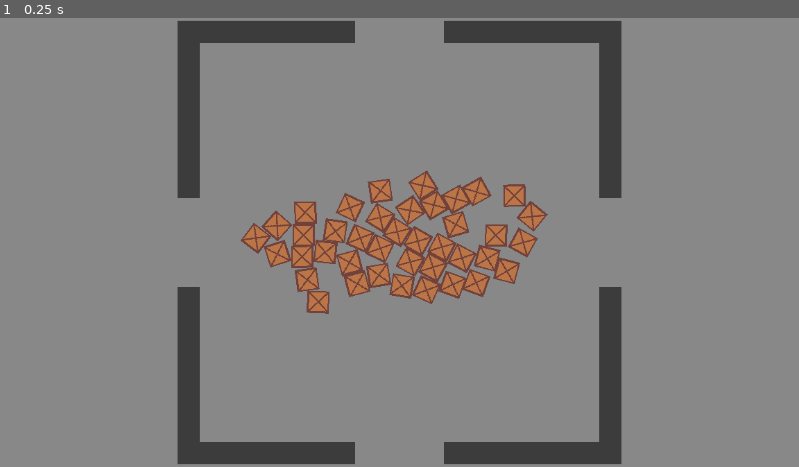
Above: before the commit, frame 1.
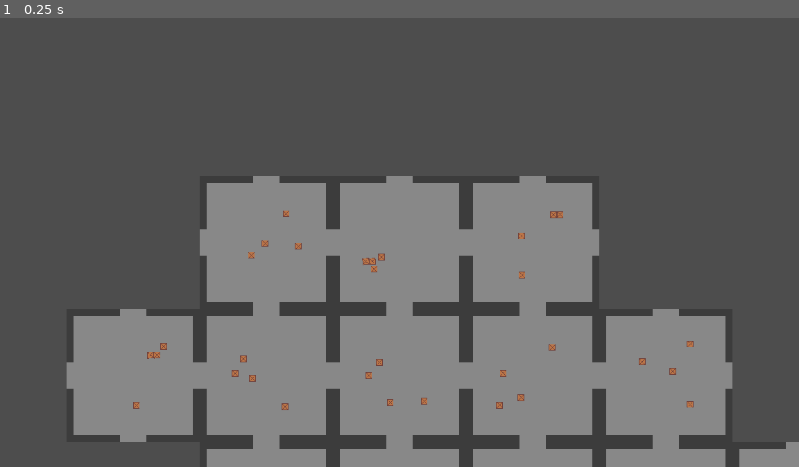
Above: after the commit, the same moment.

Repository: DeanBolte/pjam16
Game: Godot game, scene res://scenes/deans_garden.tscn
Same seed, same stepped clock (60 frames per second), same inputs: the game is played once before the commit and once after it.
Inputs:
- Up to frame 1 (0.25 s): no input

The runs differ from the first frame. In frame 1, 66% of the frame differs, in the area x 0-100%, y 0-100%.

Commit message:
multiple room generation

Diff:
--- a/levelgen/level_generator.gd
+++ b/levelgen/level_generator.gd
@@ -1,10 +1,50 @@
 extends Node
 
 var ROOM_RESOURCE = preload("res://levelgen/room/room.tscn")
+
+@export var MAX_ROOMS := 30
+
+# a Map of 2D Vector keys representing the room grid
+var level_map: Dictionary = {}
 
 
 func _ready() -> void:
 	var base_room: Room = ROOM_RESOURCE.instantiate()
 	add_child(base_room)
 
-	base_room.generate()
+	base_room.generate(Vector2i.ZERO)
+	level_map[Vector2i.ZERO] = base_room
+
+	_generate_map()
+
+# ------- map generation
+func _generate_map() -> void:
+	while MAX_ROOMS - level_map.size() > 0:
+		var vacant_rooms := _get_room_candidates()
+		vacant_rooms.shuffle()
+
+		var room: Room = ROOM_RESOURCE.instantiate()
+		add_child(room)
+
+		var location = vacant_rooms.front()
+		room.generate(location)
+		level_map[location] = room
+
+func _get_room_candidates() -> Array[Vector2i]:
+	var vacant_rooms: Array[Vector2i] = []
+	for room: Vector2i in level_map.keys():
+		if _is_room_vacant(Vector2i(room.x - 1, room.y)):
+			vacant_rooms.append(Vector2i(room.x - 1, room.y))
+		if _is_room_vacant(Vector2i(room.x + 1, room.y)):
+			vacant_rooms.append(Vector2i(room.x + 1, room.y))
+		if _is_room_vacant(Vector2i(room.x, room.y + 1)):
+			vacant_rooms.append(Vector2i(room.x, room.y + 1))
+		if _is_room_vacant(Vector2i(room.x + 1, room.y)):
+			vacant_rooms.append(Vector2i(room.x + 1, room.y))
+	return vacant_rooms
+
+func _does_room_exist(room_location: Vector2i) -> bool:
+	return level_map.has(room_location)
+
+func _is_room_vacant(room_location: Vector2i) -> bool:
+	return not level_map.has(room_location)
--- a/levelgen/room/room.gd
+++ b/levelgen/room/room.gd
@@ -3,10 +3,24 @@
 
 var CRATE_RESOURCE := preload("res://levelgen/room/objects/crate.tscn")
 
+var ROOM_WIDTH := 640
+var ROOM_HEIGHT := 640
+
 @onready var Objects := $Objects
+@onready var LeftDoor := $LeftDoor
+@onready var RightDoor := $RightDoor
+@onready var BottomDoor := $BottomDoor
+@onready var TopDoor := $TopDoor
 
-@export var MAX_CRATES := 40
+@export var MAX_CRATES := 4
 
+@export var SPAWN_AREA_WIDTH: int
+@export var SPAWN_AREA_HEIGHT: int
+
+var _leftDoorConnected := true
+var _rightDoorConnected := true
+var _topDoorConnected := true
+var _bottomDoorConnected := true
 
 func _generate_objects() -> void:
 	_generate_crates()
@@ -20,11 +34,19 @@
 
 
 func _get_spawn_location() -> Vector2:
-	return Vector2.ZERO
+	return Vector2(randi() % SPAWN_AREA_WIDTH - SPAWN_AREA_WIDTH / 2, randi() % SPAWN_AREA_HEIGHT - SPAWN_AREA_HEIGHT / 2)
 
 func _is_location_free() -> bool:
 	return true
 
 
-func generate() -> void:
+func generate(location: Vector2i) -> void:
+	global_position = Vector2(location.x * ROOM_WIDTH , location.y * ROOM_HEIGHT)
+
 	_generate_objects()
+
+func close_doors() -> void:
+	TopDoor.enabled = not _topDoorConnected
+	BottomDoor.enabled = not _bottomDoorConnected
+	RightDoor.enabled = not _rightDoorConnected
+	LeftDoor.enabled = not _leftDoorConnected
--- a/levelgen/room/room.tscn
+++ b/levelgen/room/room.tscn
@@ -19,14 +19,36 @@
 
 [node name="Room" type="Node2D"]
 script = ExtResource("1_6jt68")
+SPAWN_AREA_WIDTH = 324
+SPAWN_AREA_HEIGHT = 324
 
 [node name="Background" type="Sprite2D" parent="."]
 texture = ExtResource("1_pcs8o")
 region_enabled = true
-region_rect = Rect2(0, 0, 1152, 648)
+region_rect = Rect2(0, 0, 640, 640)
 
-[node name="TileMapLayer" type="TileMapLayer" parent="."]
+[node name="BaseWalls" type="TileMapLayer" parent="."]
 tile_map_data = PackedByteArray("AAD9//b/AAAAAAAAAAD8//b/AAAAAAAAAAD7//b/AAAAAAAAAAD6//b/AAAAAAAAAAD5//b/AAAAAAAAAAD4// …(880 unchanged characters)…
 tile_set = SubResource("TileSet_bhh6t")
 
 [node name="Objects" type="Node2D" parent="."]
+
+[node name="LeftDoor" type="TileMapLayer" parent="."]
+tile_map_data = PackedByteArray("AAD2//7/AAAAAAAAAAD2////AAAAAAAAAAD2/wAAAAAAAAAAAAD2/wEAAAAAAAAAAAA=")
+enabled = false
+tile_set = SubResource("TileSet_bhh6t")
+
+[node name="RightDoor" type="TileMapLayer" parent="."]
+tile_map_data = PackedByteArray("AAAJAP7/AAAAAAAAAAAJAP//AAAAAAAAAAAJAAAAAAAAAAAAAAAJAAEAAAAAAAAAAAA=")
+enabled = false
+tile_set = SubResource("TileSet_bhh6t")
+
+[node name="BottomDoor" type="TileMapLayer" parent="."]
+tile_map_data = PackedByteArray("AAD+/wkAAAAAAAAAAAD//wkAAAAAAAAAAAAAAAkAAAAAAAAAAAABAAkAAAAAAAAAAAA=")
+enabled = false
+tile_set = SubResource("TileSet_bhh6t")
+
+[node name="TopDoor" type="TileMapLayer" parent="."]
+tile_map_data = PackedByteArray("AAD+//b/AAAAAAAAAAD///b/AAAAAAAAAAAAAPb/AAAAAAAAAAABAPb/AAAAAAAAAAA=")
+enabled = false
+tile_set = SubResource("TileSet_bhh6t")
--- a/scenes/deans_garden.tscn
+++ b/scenes/deans_garden.tscn
@@ -7,3 +7,4 @@
 [node name="LevelGenerator" parent="." instance=ExtResource("1_dwhmm")]
 
 [node name="Camera2D" type="Camera2D" parent="."]
+zoom = Vector2(0.3, 0.3)
